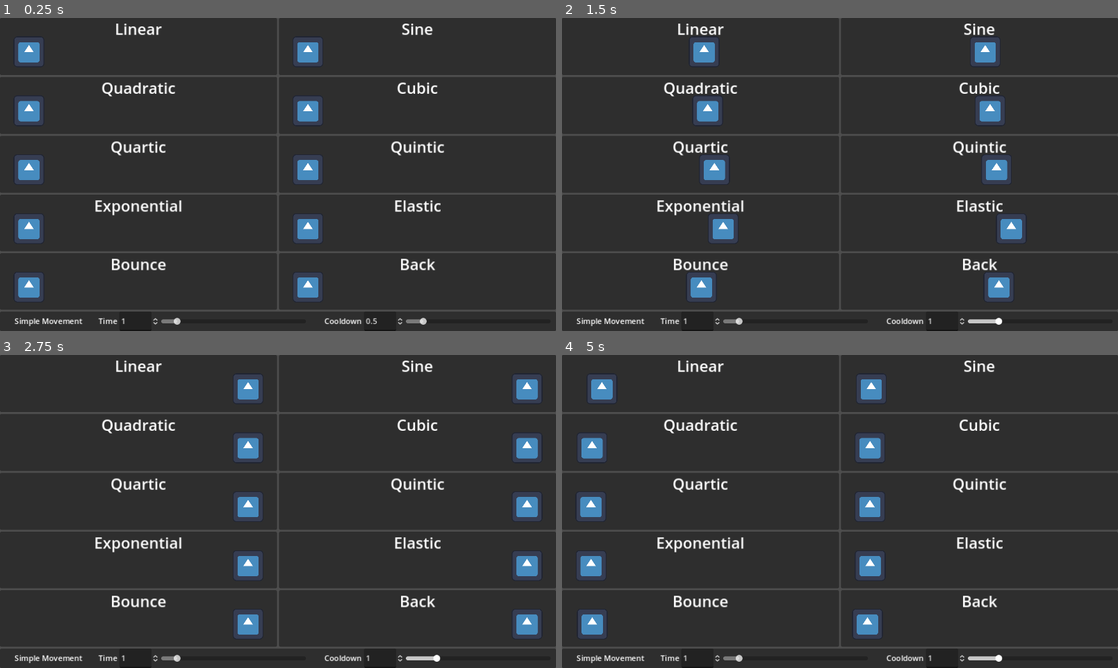
Above: before the commit, frames 1-4 (two rows, left to right).
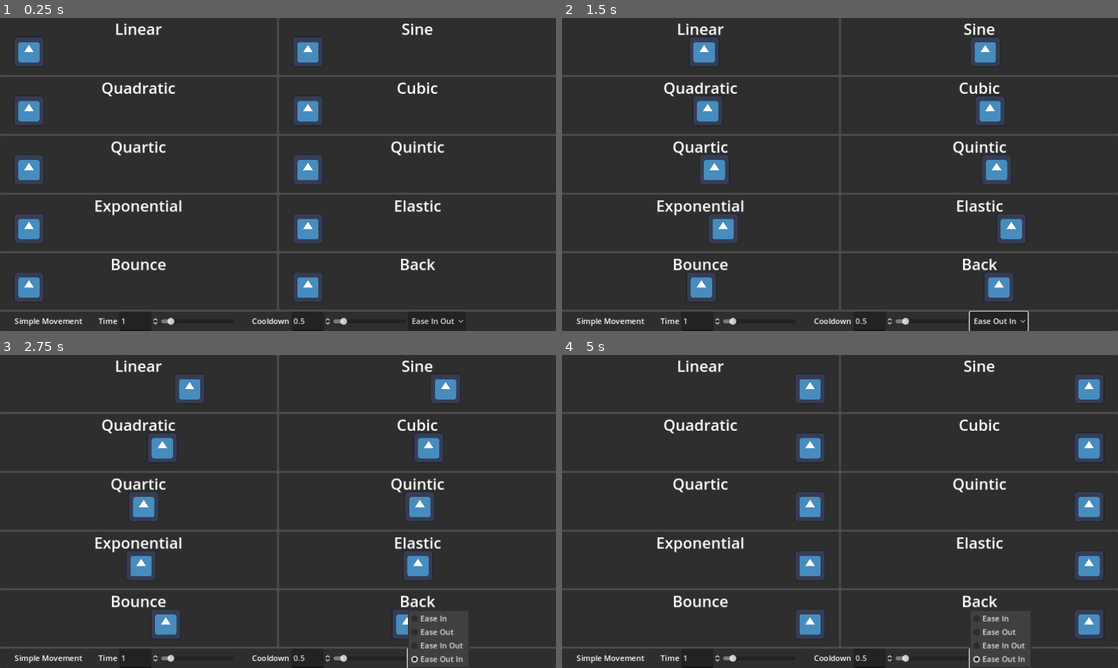
Above: after the commit, the same moments.

Repository: popcar2/Godot_Tween_Comparisons
Game: Godot game, scene res://Scenes/1_Movement.tscn
Two runs of this game, one before a commit and one after it. Both use one fixed random seed, a clock stepped at 60 frames per second and the inputs below. The engine's default icon, where the game draws it, is replaced by a stand-in: a white triangle on a blue panel in a dark square.
Inputs (mouse positions are in pixels of both pictures, inside the frame that each line leads up to):
- Up to frame 1 (0.25 s): no input
- Up to frame 2 (1.5 s): click (1001, 321) at 0.5 s, where only the run after the commit has a clickable "Ease In Out"; click (1001, 321) at 1.25 s, where only the run after the commit has a clickable "Ease In Out"
- Up to frame 3 (2.75 s): click (439, 658) at 2 s, where only the run after the commit has a clickable "Ease Out In"
- Up to frame 4 (5 s): click (1001, 658) at 2.75 s, where only the run after the commit has a clickable "Ease Out In"; click (1001, 658) at 3.5 s, where only the run after the commit has a clickable "Ease Out In"

The runs differ from the first frame. In frame 1, 0.4% of the frame differs, in the area x 30-84%, y 95-100%; in frame 2, 0.5%; in frame 3, 10%; in frame 4, 10%, in the area x 2-98%, y 6-100%.

Commit message:
Add tween ease options!

Diff:
--- a/Scenes/1_Movement.tscn
+++ b/Scenes/1_Movement.tscn
@@ -25,12 +25,12 @@
 size_flags_vertical = 3
 columns = 2
 
-[node name="Panel" type="Panel" parent="VBoxContainer/GridContainer"]
-layout_mode = 2
-size_flags_horizontal = 3
-size_flags_vertical = 3
-
-[node name="Transition Name" type="Label" parent="VBoxContainer/GridContainer/Panel"]
+[node name="Linear Panel" type="Panel" parent="VBoxContainer/GridContainer"]
+layout_mode = 2
+size_flags_horizontal = 3
+size_flags_vertical = 3
+
+[node name="Transition Name" type="Label" parent="VBoxContainer/GridContainer/Linear Panel"]
 layout_mode = 1
 anchors_preset = 5
 anchor_left = 0.5
@@ -43,18 +43,18 @@
 text = "Linear"
 horizontal_alignment = 1
 
-[node name="Linear Sprite" type="Sprite2D" parent="VBoxContainer/GridContainer/Panel"]
-unique_name_in_owner = true
-position = Vector2(60, 70)
-scale = Vector2(0.5, 0.5)
-texture = ExtResource("1_cpc7k")
-
-[node name="Panel2" type="Panel" parent="VBoxContainer/GridContainer"]
-layout_mode = 2
-size_flags_horizontal = 3
-size_flags_vertical = 3
-
-[node name="Transition Name" type="Label" parent="VBoxContainer/GridContainer/Panel2"]
+[node name="Linear Sprite" type="Sprite2D" parent="VBoxContainer/GridContainer/Linear Panel"]
+unique_name_in_owner = true
+position = Vector2(60, 70)
+scale = Vector2(0.5, 0.5)
+texture = ExtResource("1_cpc7k")
+
+[node name="Sine Panel" type="Panel" parent="VBoxContainer/GridContainer"]
+layout_mode = 2
+size_flags_horizontal = 3
+size_flags_vertical = 3
+
+[node name="Transition Name" type="Label" parent="VBoxContainer/GridContainer/Sine Panel"]
 layout_mode = 1
 anchors_preset = 5
 anchor_left = 0.5
@@ -67,18 +67,18 @@
 text = "Sine"
 horizontal_alignment = 1
 
-[node name="Sine Sprite" type="Sprite2D" parent="VBoxContainer/GridContainer/Panel2"]
-unique_name_in_owner = true
-position = Vector2(60, 70)
-scale = Vector2(0.5, 0.5)
-texture = ExtResource("1_cpc7k")
-
-[node name="Panel3" type="Panel" parent="VBoxContainer/GridContainer"]
-layout_mode = 2
-size_flags_horizontal = 3
-size_flags_vertical = 3
-
-[node name="Transition Name" type="Label" parent="VBoxContainer/GridContainer/Panel3"]
+[node name="Sine Sprite" type="Sprite2D" parent="VBoxContainer/GridContainer/Sine Panel"]
+unique_name_in_owner = true
+position = Vector2(60, 70)
+scale = Vector2(0.5, 0.5)
+texture = ExtResource("1_cpc7k")
+
+[node name="Quad Panel" type="Panel" parent="VBoxContainer/GridContainer"]
+layout_mode = 2
+size_flags_horizontal = 3
+size_flags_vertical = 3
+
+[node name="Transition Name" type="Label" parent="VBoxContainer/GridContainer/Quad Panel"]
 layout_mode = 1
 anchors_preset = 5
 anchor_left = 0.5
@@ -91,18 +91,18 @@
 text = "Quadratic"
 horizontal_alignment = 1
 
-[node name="Quad Sprite" type="Sprite2D" parent="VBoxContainer/GridContainer/Panel3"]
-unique_name_in_owner = true
-position = Vector2(60, 70)
-scale = Vector2(0.5, 0.5)
-texture = ExtResource("1_cpc7k")
-
-[node name="Panel4" type="Panel" parent="VBoxContainer/GridContainer"]
-layout_mode = 2
-size_flags_horizontal = 3
-size_flags_vertical = 3
-
-[node name="Transition Name" type="Label" parent="VBoxContainer/GridContainer/Panel4"]
+[node name="Quad Sprite" type="Sprite2D" parent="VBoxContainer/GridContainer/Quad Panel"]
+unique_name_in_owner = true
+position = Vector2(60, 70)
+scale = Vector2(0.5, 0.5)
+texture = ExtResource("1_cpc7k")
+
+[node name="Cubic Panel" type="Panel" parent="VBoxContainer/GridContainer"]
+layout_mode = 2
+size_flags_horizontal = 3
+size_flags_vertical = 3
+
+[node name="Transition Name" type="Label" parent="VBoxContainer/GridContainer/Cubic Panel"]
 layout_mode = 1
 anchors_preset = 5
 anchor_left = 0.5
@@ -115,18 +115,18 @@
 text = "Cubic"
 horizontal_alignment = 1
 
-[node name="Cubic Sprite" type="Sprite2D" parent="VBoxContainer/GridContainer/Panel4"]
-unique_name_in_owner = true
-position = Vector2(60, 70)
-scale = Vector2(0.5, 0.5)
-texture = ExtResource("1_cpc7k")
-
-[node name="Panel5" type="Panel" parent="VBoxContainer/GridContainer"]
-layout_mode = 2
-size_flags_horizontal = 3
-size_flags_vertical = 3
-
-[node name="Transition Name" type="Label" parent="VBoxContainer/GridContainer/Panel5"]
+[node name="Cubic Sprite" type="Sprite2D" parent="VBoxContainer/GridContainer/Cubic Panel"]
+unique_name_in_owner = true
+position = Vector2(60, 70)
+scale = Vector2(0.5, 0.5)
+texture = ExtResource("1_cpc7k")
+
+[node name="Quart Panel" type="Panel" parent="VBoxContainer/GridContainer"]
+layout_mode = 2
+size_flags_horizontal = 3
+size_flags_vertical = 3
+
+[node name="Transition Name" type="Label" parent="VBoxContainer/GridContainer/Quart Panel"]
 layout_mode = 1
 anchors_preset = 5
 anchor_left = 0.5
@@ -139,18 +139,18 @@
 text = "Quartic"
 horizontal_alignment = 1
 
-[node name="Quart Sprite" type="Sprite2D" parent="VBoxContainer/GridContainer/Panel5"]
-unique_name_in_owner = true
-position = Vector2(60, 70)
-scale = Vector2(0.5, 0.5)
-texture = ExtResource("1_cpc7k")
-
-[node name="Panel6" type="Panel" parent="VBoxContainer/GridContainer"]
-layout_mode = 2
-size_flags_horizontal = 3
-size_flags_vertical = 3
-
-[node name="Transition Name" type="Label" parent="VBoxContainer/GridContainer/Panel6"]
+[node name="Quart Sprite" type="Sprite2D" parent="VBoxContainer/GridContainer/Quart Panel"]
+unique_name_in_owner = true
+position = Vector2(60, 70)
+scale = Vector2(0.5, 0.5)
+texture = ExtResource("1_cpc7k")
+
+[node name="Quint Panel" type="Panel" parent="VBoxContainer/GridContainer"]
+layout_mode = 2
+size_flags_horizontal = 3
+size_flags_vertical = 3
+
+[node name="Transition Name" type="Label" parent="VBoxContainer/GridContainer/Quint Panel"]
 layout_mode = 1
 anchors_preset = 5
 anchor_left = 0.5
@@ -163,18 +163,18 @@
 text = "Quintic"
 horizontal_alignment = 1
 
-[node name="Quint Sprite" type="Sprite2D" parent="VBoxContainer/GridContainer/Panel6"]
-unique_name_in_owner = true
-position = Vector2(60, 70)
-scale = Vector2(0.5, 0.5)
-texture = ExtResource("1_cpc7k")
-
-[node name="Panel7" type="Panel" parent="VBoxContainer/GridContainer"]
-layout_mode = 2
-size_flags_horizontal = 3
-size_flags_vertical = 3
-
-[node name="Transition Name" type="Label" parent="VBoxContainer/GridContainer/Panel7"]
+[node name="Quint Sprite" type="Sprite2D" parent="VBoxContainer/GridContainer/Quint Panel"]
+unique_name_in_owner = true
+position = Vector2(60, 70)
+scale = Vector2(0.5, 0.5)
+texture = ExtResource("1_cpc7k")
+
+[node name="Expo Panel" type="Panel" parent="VBoxContainer/GridContainer"]
+layout_mode = 2
+size_flags_horizontal = 3
+size_flags_vertical = 3
+
+[node name="Transition Name" type="Label" parent="VBoxContainer/GridContainer/Expo Panel"]
 layout_mode = 1
 anchors_preset = 5
 anchor_left = 0.5
@@ -187,18 +187,18 @@
 text = "Exponential"
 horizontal_alignment = 1
 
-[node name="Expo Sprite" type="Sprite2D" parent="VBoxContainer/GridContainer/Panel7"]
-unique_name_in_owner = true
-position = Vector2(60, 70)
-scale = Vector2(0.5, 0.5)
-texture = ExtResource("1_cpc7k")
-
-[node name="Panel8" type="Panel" parent="VBoxContainer/GridContainer"]
-layout_mode = 2
-size_flags_horizontal = 3
-size_flags_vertical = 3
-
-[node name="Transition Name" type="Label" parent="VBoxContainer/GridContainer/Panel8"]
+[node name="Expo Sprite" type="Sprite2D" parent="VBoxContainer/GridContainer/Expo Panel"]
+unique_name_in_owner = true
+position = Vector2(60, 70)
+scale = Vector2(0.5, 0.5)
+texture = ExtResource("1_cpc7k")
+
+[node name="Elastic Panel" type="Panel" parent="VBoxContainer/GridContainer"]
+layout_mode = 2
+size_flags_horizontal = 3
+size_flags_vertical = 3
+
+[node name="Transition Name" type="Label" parent="VBoxContainer/GridContainer/Elastic Panel"]
 layout_mode = 1
 anchors_preset = 5
 anchor_left = 0.5
@@ -211,18 +211,18 @@
 text = "Elastic"
 horizontal_alignment = 1
 
-[node name="Elastic Sprite" type="Sprite2D" parent="VBoxContainer/GridContainer/Panel8"]
-unique_name_in_owner = true
-position = Vector2(60, 70)
-scale = Vector2(0.5, 0.5)
-texture = ExtResource("1_cpc7k")
-
-[node name="Panel9" type="Panel" parent="VBoxContainer/GridContainer"]
-layout_mode = 2
-size_flags_horizontal = 3
-size_flags_vertical = 3
-
-[node name="Transition Name" type="Label" parent="VBoxContainer/GridContainer/Panel9"]
+[node name="Elastic Sprite" type="Sprite2D" parent="VBoxContainer/GridContainer/Elastic Panel"]
+unique_name_in_owner = true
+position = Vector2(60, 70)
+scale = Vector2(0.5, 0.5)
+texture = ExtResource("1_cpc7k")
+
+[node name="Bounce Panel" type="Panel" parent="VBoxContainer/GridContainer"]
+layout_mode = 2
+size_flags_horizontal = 3
+size_flags_vertical = 3
+
+[node name="Transition Name" type="Label" parent="VBoxContainer/GridContainer/Bounce Panel"]
 layout_mode = 1
 anchors_preset = 5
 anchor_left = 0.5
@@ -235,18 +235,18 @@
 text = "Bounce"
 horizontal_alignment = 1
 
-[node name="Bounce Sprite" type="Sprite2D" parent="VBoxContainer/GridContainer/Panel9"]
-unique_name_in_owner = true
-position = Vector2(60, 70)
-scale = Vector2(0.5, 0.5)
-texture = ExtResource("1_cpc7k")
-
-[node name="Panel10" type="Panel" parent="VBoxContainer/GridContainer"]
-layout_mode = 2
-size_flags_horizontal = 3
-size_flags_vertical = 3
-
-[node name="Transition Name" type="Label" parent="VBoxContainer/GridContainer/Panel10"]
+[node name="Bounce Sprite" type="Sprite2D" parent="VBoxContainer/GridContainer/Bounce Panel"]
+unique_name_in_owner = true
+position = Vector2(60, 70)
+scale = Vector2(0.5, 0.5)
+texture = ExtResource("1_cpc7k")
+
+[node name="Back Panel" type="Panel" parent="VBoxContainer/GridContainer"]
+layout_mode = 2
+size_flags_horizontal = 3
+size_flags_vertical = 3
+
+[node name="Transition Name" type="Label" parent="VBoxContainer/GridContainer/Back Panel"]
 layout_mode = 1
 anchors_preset = 5
 anchor_left = 0.5
@@ -259,7 +259,7 @@
 text = "Back"
 horizontal_alignment = 1
 
-[node name="Back Sprite" type="Sprite2D" parent="VBoxContainer/GridContainer/Panel10"]
+[node name="Back Sprite" type="Sprite2D" parent="VBoxContainer/GridContainer/Back Panel"]
 unique_name_in_owner = true
 position = Vector2(60, 70)
 scale = Vector2(0.5, 0.5)
@@ -303,7 +303,7 @@
 
 [node name="Time Slider" type="HSlider" parent="VBoxContainer/Settings Panel/HBoxContainer/HBoxContainer"]
 unique_name_in_owner = true
-custom_minimum_size = Vector2(300, 0)
+custom_minimum_size = Vector2(150, 0)
 layout_mode = 2
 size_flags_vertical = 4
 min_value = 0.1
@@ -333,14 +333,28 @@
 
 [node name="Cooldown Slider" type="HSlider" parent="VBoxContainer/Settings Panel/HBoxContainer/HBoxContainer2"]
 unique_name_in_owner = true
-custom_minimum_size = Vector2(300, 0)
+custom_minimum_size = Vector2(150, 0)
 layout_mode = 2
 size_flags_vertical = 4
 max_value = 5.0
 step = 0.1
 value = 0.5
 
+[node name="EaseType Option" type="OptionButton" parent="VBoxContainer/Settings Panel/HBoxContainer"]
+layout_mode = 2
+item_count = 4
+selected = 2
+popup/item_0/text = "Ease In"
+popup/item_0/id = 0
+popup/item_1/text = "Ease Out"
+popup/item_1/id = 1
+popup/item_2/text = "Ease In Out"
+popup/item_2/id = 2
+popup/item_3/text = "Ease Out In"
+popup/item_3/id = 3
+
 [connection signal="value_changed" from="VBoxContainer/Settings Panel/HBoxContainer/HBoxContainer/Time Spinbox" to="." method="_on_time_changed"]
 [connection signal="value_changed" from="VBoxContainer/Settings Panel/HBoxContainer/HBoxContainer/Time Slider" to="." method="_on_time_changed"]
 [connection signal="value_changed" from="VBoxContainer/Settings Panel/HBoxContainer/HBoxContainer2/Cooldown Spinbox" to="." method="_on_cooldown_changed"]
 [connection signal="value_changed" from="VBoxContainer/Settings Panel/HBoxContainer/HBoxContainer2/Cooldown Slider" to="." method="_on_cooldown_changed"]
+[connection signal="item_selected" from="VBoxContainer/Settings Panel/HBoxContainer/EaseType Option" to="." method="_on_ease_type_option_item_selected"]
--- a/Scripts/SceneController1.gd
+++ b/Scripts/SceneController1.gd
@@ -24,9 +24,10 @@
 func _ready():
 	tween_controller.begin_tween.connect(activate_tweens)
 
-func activate_tweens(time: float):
+func activate_tweens(time: float, ease_type: Tween.EaseType):
 	var tween: Tween = get_tree().create_tween()
 	tween.set_parallel(true)
+	tween.set_ease(ease_type)
 
 	if cycle:
 		tween.tween_property(linear_sprite, "position", Vector2(END_X, linear_sprite.position.y), time).set_trans(Tween.TRANS_LINEAR)
@@ -62,3 +63,11 @@
 	tween_controller.set_cooldown(value)
 	cooldown_slider.value = value
 	cooldown_spinbox.value = value
+
+
+func _on_ease_type_option_item_selected(index: int):
+	match index:
+		0: tween_controller.set_ease(Tween.EASE_IN)
+		1: tween_controller.set_ease(Tween.EASE_OUT)
+		2: tween_controller.set_ease(Tween.EASE_IN_OUT)
+		3: tween_controller.set_ease(Tween.EASE_OUT_IN)
--- a/Scripts/TweenController.gd
+++ b/Scripts/TweenController.gd
@@ -1,15 +1,16 @@
 extends Node
 
-signal begin_tween(time)
+signal begin_tween(time: float, ease: Tween.EaseType)
 
 @export var cooldown: float = 0.5
 @onready var timer: Timer = $Timer
+var ease_type = Tween.EASE_IN_OUT
 
 func _ready():
 	timer.start()
 
 func _on_timer_timeout():
-	begin_tween.emit(timer.wait_time)
+	begin_tween.emit(timer.wait_time, ease_type)
 	await get_tree().create_timer(cooldown).timeout
 	timer.start()
 
@@ -18,3 +19,6 @@
 
 func set_cooldown(value: float):
 	cooldown = value
+
+func set_ease(value: Tween.EaseType):
+	ease_type = value
